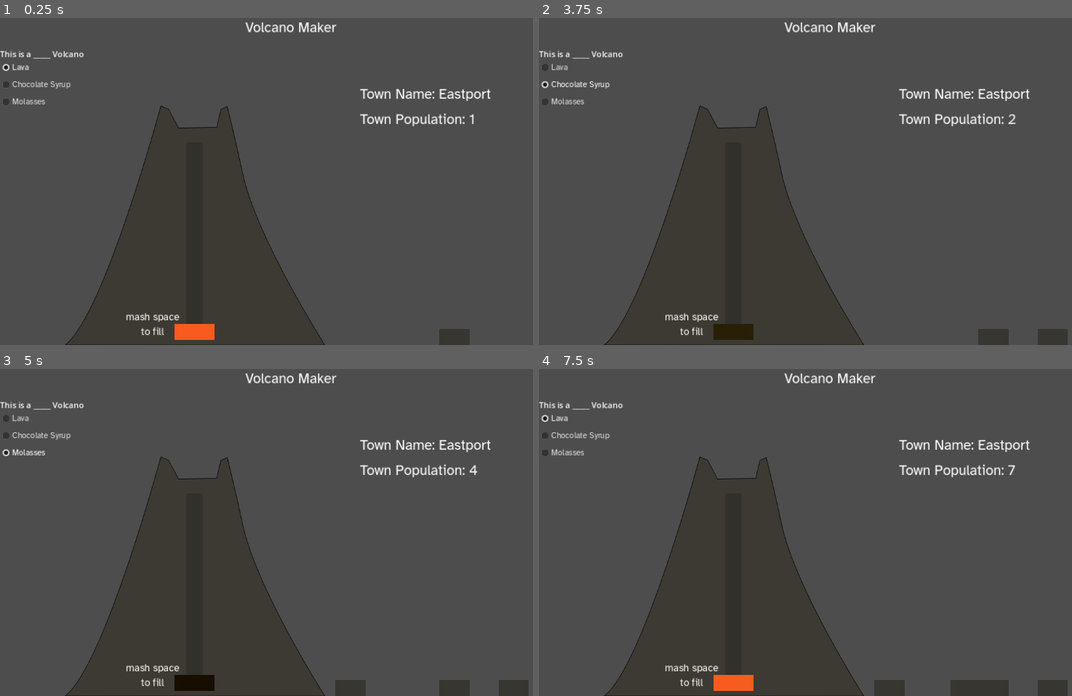
Above: before the commit, frames 1-4 (two rows, left to right).
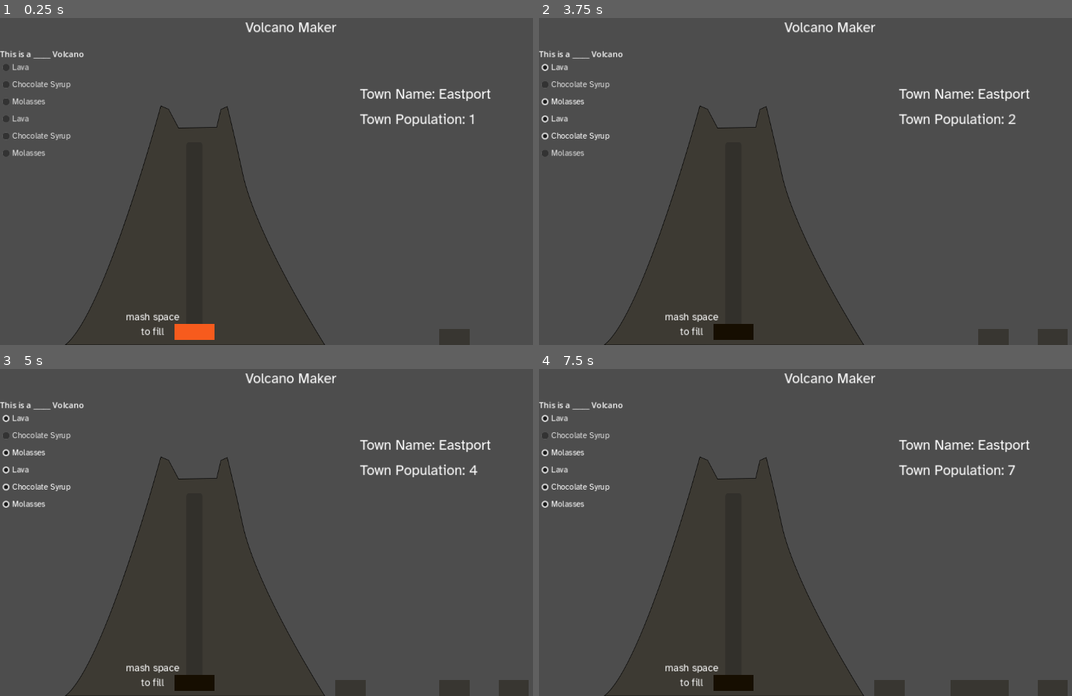
Above: after the commit, the same moments.

Repository: wycre/volcanomaker
Game: Godot game, scene res://Game.tscn
The game is run twice, just before and just after one commit, with the same random seed, the same clock (stepped at 60 frames per second) and the same inputs.
Inputs:
- Up to frame 1 (0.25 s): no input
- Up to frame 2 (3.75 s): click "Lava" at 0.5 s; click "Lava" at 1.25 s; click "Chocolate Syrup" at 2 s; click "Molasses" at 2.75 s; click "Chocolate Syrup" at 3.5 s
- Up to frame 3 (5 s): click "Molasses" at 4.25 s
- Up to frame 4 (7.5 s): click "Lava" at 5 s; click "Chocolate Syrup" at 5.75 s; click "Molasses" at 6.5 s; click "Lava" at 7.25 s

The runs differ from the first frame. In frame 1, 0.3% of the frame differs, in the area x 0-14%, y 14-43%; in frame 2, 0.4%; in frame 3, 0.3%; in frame 4, 0.7%, in the area x 0-41%, y 24-99%.
Error after the commit: Out of bounds get index '3' (on base: 'Array') (res://Scripts/FluidTube.gd:79)

Commit message:
dynamic checkbox creation pt 1

Diff:
--- a/Game.tscn
+++ b/Game.tscn
@@ -8,9 +8,10 @@
 [ext_resource type="Script" path="res://Scripts/FluidTube.gd" id="6_j3p58"]
 [ext_resource type="AudioStream" uid="uid://dvda1c530727j" path="res://Assets/Audio/earth-rumble.mp3" id="7_pqi0u"]
 [ext_resource type="AudioStream" uid="uid://etfhdh3ylg5j" path="res://Assets/Audio/distant-explosion.mp3" id="8_7wafm"]
+[ext_resource type="PackedScene" uid="uid://sgmdaua2ydm6" path="res://check_box.tscn" id="8_ajqof"]
 [ext_resource type="Script" path="res://Scripts/FluidReservior.gd" id="8_jewuj"]
 [ext_resource type="Texture2D" uid="uid://c23txl0khgj6s" path="res://Assets/Newspaper Background.png" id="9_ho3an"]
-[ext_resource type="Script" path="res://TownController.gd" id="10_6h8bf"]
+[ext_resource type="Script" path="res://Scripts/TownController.gd" id="10_6h8bf"]
 [ext_resource type="Script" path="res://Scripts/newspaper.gd" id="11_idbby"]
 
 [sub_resource type="Animation" id="Animation_srx8a"]
@@ -51,6 +52,8 @@
 "camera_shake": SubResource("Animation_k0oku")
 }
 
+[sub_resource type="ButtonGroup" id="ButtonGroup_58m2t"]
+
 [node name="Control" type="Control"]
 layout_mode = 3
 anchors_preset = 15
@@ -150,13 +153,9 @@
 offset_right = 143.0
 offset_bottom = 178.0
 
-[node name="LavaCheckBox" type="CheckBox" parent="VolcanoSettings/VolcanoContentButtons"]
-layout_mode = 2
-focus_mode = 0
-theme = ExtResource("4_ag2wq")
-button_pressed = true
-button_group = ExtResource("5_ssoie")
-text = "Lava"
+[node name="LavaCheckBox" parent="VolcanoSettings/VolcanoContentButtons" instance=ExtResource("8_ajqof")]
+layout_mode = 2
+button_group = SubResource("ButtonGroup_58m2t")
 
 [node name="ChocoCheckBox" type="CheckBox" parent="VolcanoSettings/VolcanoContentButtons"]
 layout_mode = 2
--- a/Scripts/main.gd
+++ b/Scripts/main.gd
@@ -2,10 +2,20 @@
 
 const Fluidslib = preload("res://Scripts/Fluids.gd")
 const Fluids = Fluidslib.Fluids
+var fluid_names = Fluidslib.fluid_names
 var fluid_descriptions = Fluidslib.fluid_descriptions
+
+var checkbox = preload("res://check_box.tscn")
 
 # Called when the node enters the scene tree for the first time.
 func _ready() -> void:
+	# Create Fluid Checkboxes
+	for i in fluid_names.size():
+		var button = checkbox.instantiate()
+		button.text = fluid_names[i]
+		$VolcanoSettings/VolcanoContentButtons.add_child(button)
+
+
 	# Bind Fluid choice checkboxes
 	var i = 0
 	for object in $VolcanoSettings/VolcanoContentButtons.get_children():
@@ -13,7 +23,7 @@
 			object.toggled.connect(_on_radio_toggled.bind(i))
 			i += 1
 
-
+	# Prepare Town & Data
 	set_town_name()
 	$Newspaper.set_text(Fluids.LAVA, 2)
 
--- /dev/null
+++ b/check_box.tscn
@@ -0,0 +1,10 @@
+[gd_scene load_steps=3 format=3 uid="uid://sgmdaua2ydm6"]
+
+[ext_resource type="Theme" uid="uid://dnhbhyk8gn2sa" path="res://Assets/MainTheme.tres" id="1_ii4cg"]
+[ext_resource type="ButtonGroup" uid="uid://cedg0umu6dmep" path="res://LavaTypeGroup.tres" id="2_jvqv7"]
+
+[node name="LavaCheckBox" type="CheckBox"]
+focus_mode = 0
+theme = ExtResource("1_ii4cg")
+button_group = ExtResource("2_jvqv7")
+text = "Lava"
Not shown: 1 places in Game.tscn that only renumber resources
Renamed: TownController.gd -> Scripts/TownController.gd
